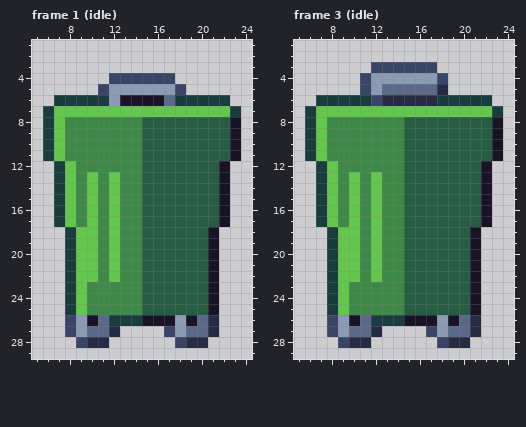
A pixel-art file gets an edit: art/minis/trash-can@62.aseprite. Above is the file before it was changed.
30x30 pixels, 4 frames. Shown: frame 1 (idle): x 5..24, y 1..29; frame 3 (idle): x 5..24, y 1..29. The commit also changed other frames, which this record leaves out.
New version:
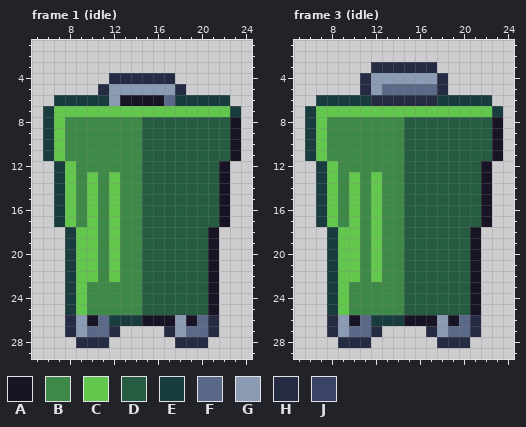
Palette (. is transparent): A #181425  B #3e8948  C #63c74d  D #265c42  E #193c3e  F #5a6988  G #8b9bb4  H #262b44  J #3a4466
The edit:
Changed rows in their new state; - is an unchanged pixel.
Frame 1 (idle):
first column x 11:
 4 -HHHHHH-
 5 H------H
first column x 8:
26 H----------
27 H--------H-
28 -H--------H
Frame 3 (idle):
first column x 11:
 3 -HHHHHH-
 4 H------H
 5 H-------
 6 -H------
first column x 8:
26 H----------
27 H--------H-
28 -H--------H
